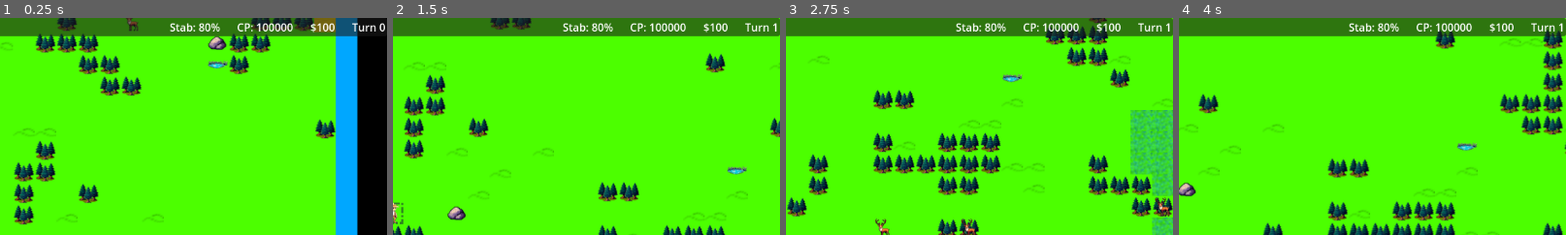
Above: before the commit, frames 1-4 (left to right).
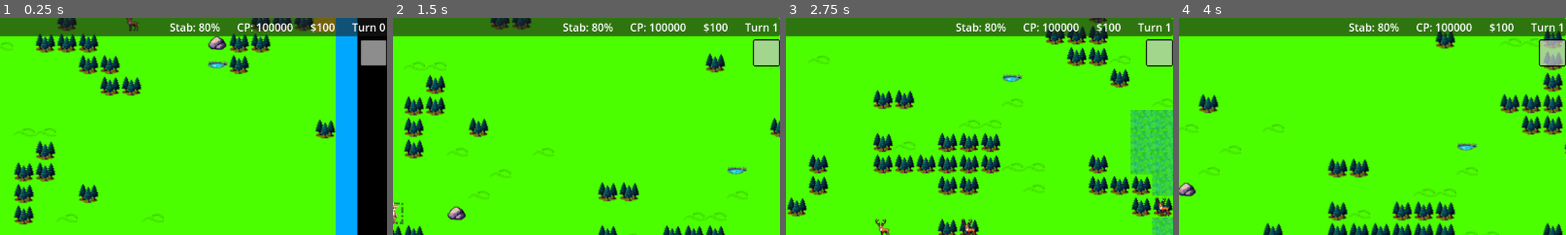
Above: after the commit, the same moments.

Repository: Griiimon/Tides-of-Industry
Game: Godot game, scene res://game.tscn
Two runs of this game, one before a commit and one after it. Both use one fixed random seed, a clock stepped at 60 frames per second and the inputs below.
Inputs (mouse positions are % of the whole screen's width and height, from its top left):
- Up to frame 1 (0.25 s): no input
- Up to frame 2 (1.5 s): tap Enter (next_turn) at 0.5 s; move the mouse to (72, 45) at 0.52 s; hold Right (ui_right) 0.53-1.28 s; tap B (build_mode) at 0.6 s; click (72, 45) at 0.67 s; move the mouse to (30, 55) at 1.27 s; hold Down (ui_down) from 1.28 s (still down); tap Space (end_unit_turn) at 1.35 s; click (30, 55) at 1.42 s
- Up to frame 3 (2.75 s): move the mouse to (60, 28) at 2.02 s; release Down (ui_down) at 2.03 s; hold Right (ui_right) from 2.03 s (still down); tap Enter (next_turn) at 2.1 s; click (60, 28) at 2.17 s
- Up to frame 4 (4 s): move the mouse to (45, 70) at 2.77 s; release Right (ui_right) at 2.78 s; hold Up (ui_up) 2.78-3.53 s; tap Page Up (zoom_in) at 2.85 s; click (45, 70) at 2.92 s; move the mouse to (80, 65) at 3.52 s; hold Left (ui_left) from 3.53 s (still down); tap Page Down (zoom_out) at 3.6 s; click (80, 65) at 3.67 s
The pictures show only the part of the screen within x 50-100%, y 0-50%; the shares and areas given below are measured in that part.

The runs differ from the first frame. In frame 1, 0.8% of the frame differs, in the area x 93-100%, y 10-22%; in frame 2, 0.9%, in the area x 92-100%, y 9-23%; in frame 3, 0.9%; in frame 4, 0.9%.

Commit message:
updates

Diff:
--- a/core/game states/idle_state.gd
+++ b/core/game states/idle_state.gd
@@ -30,7 +30,8 @@
 		if event is InputEventMouseButton:
 			match event.button_index:
 				MOUSE_BUTTON_LEFT:
-					handle_tile_click()
+					if handle_tile_click():
+						get_viewport().set_input_as_handled()
 					return
 
 		elif event.is_action("build_mode"):
@@ -47,9 +48,19 @@
 				state_machine.game.next_turn()
 
 
-func handle_tile_click():
+func handle_tile_click()-> bool:
 	if handle_unit_click(unit_selected):
-		return
+		return true
+	if handle_building_click():
+		return true
+	return false
+
+
+func handle_building_click()-> bool:
+	if state_machine.world.has_building(current_tile):
+		SignalManager.display_building_log.emit(state_machine.world.building_logs[current_tile])
+		return true
+	return false
 
 
 func update_current_tile_check():
--- a/core/global/signal_manager.gd
+++ b/core/global/signal_manager.gd
@@ -19,3 +19,4 @@
 
 signal building_constructed(tile: Vector2i)
 signal building_upgraded(tile: Vector2i)
+signal display_building_log(building_log: BuildingLog)
--- /dev/null
+++ b/core/misc/building_log.gd
@@ -0,0 +1,42 @@
+class_name BuildingLog
+
+var entries: Dictionary
+
+
+func log_stat(stat: Building.Stat, label: String, value):
+	entries[stat].append([label, Utils.signed_number(value)])
+
+
+func clear_stat(stat: Building.Stat):
+	entries[stat]= []
+
+
+func get_label(idx: int)-> String:
+	var ctr: int= 0
+	for stat: Building.Stat in entries.keys():
+		for entry: Array in entries[stat]:
+			if ctr == idx:
+				var label: String= entry[0]
+				return str(Building.Stat.keys()[stat].to_pascal_case(), " ", label)
+			ctr+= 1
+	assert(false)
+	return ""
+
+
+func get_value(idx: int)-> String:
+	var ctr: int= 0
+	for stat: Building.Stat in entries.keys():
+		for entry: Array in entries[stat]:
+			if ctr == idx:
+				var value: String= entry[1]
+				return value
+			ctr+= 1
+	assert(false)
+	return ""
+
+
+func get_total_entries()-> int:
+	var result: int= 0
+	for arr: Array in entries.values():
+		result+= arr.size()
+	return result
--- a/core/resources/empire/building.gd
+++ b/core/resources/empire/building.gd
@@ -26,7 +26,7 @@
 	return true
 
 
-func get_stat(stat: Stat, tier: int, tile: Vector2i, world: World, island: IslandInstance)-> int:
+func get_stat(stat: Stat, tier: int, tile: Vector2i, world: World, island: IslandInstance, temp_log: bool= false)-> int:
 	var result: int
 	match stat:
 		Stat.POPULATION:
@@ -40,9 +40,9 @@
 		Stat.RESEARCH:
 			result= research[tier] if tier < research.size() else 0
 
-	world.clear_building_stat(tile, stat)
+	world.clear_building_stat(tile, stat, temp_log)
 	if result != 0:
-		world.log_building_stat(tile, stat, "base", result)
+		world.log_building_stat(tile, stat, "Base", result, temp_log)
 
 	for modifier in stat_modifiers:
 		if modifier.type == stat:
@@ -54,7 +54,7 @@
 
 			var delta: int= modifier_result - result
 			if delta != 0:
-				world.log_building_stat(tile, stat, modifier.get_short_desc(), delta)
+				world.log_building_stat(tile, stat, modifier.get_short_desc(), delta, temp_log)
 
 			result= modifier_result
 	return result
--- a/core/resources/mechanics/building stat modifier/building_stat_neighbor_terrain_list_percentage_modifier.gd
+++ b/core/resources/mechanics/building stat modifier/building_stat_neighbor_terrain_list_percentage_modifier.gd
@@ -8,3 +8,7 @@
 func apply(base_value: int, tile: Vector2i, building_tier: int, world: World, island: IslandInstance)-> int:
 	var arr: Array[Vector2i]= world.get_neighbor_terrains(tile, terrains)
 	return apply_n_times(arr.size(), base_value, tile, building_tier, world, island)
+
+
+func get_short_desc()-> String:
+	return "From Terrain"
--- /dev/null
+++ b/core/ui/building_info_panel_container.gd
@@ -0,0 +1,17 @@
+class_name BuildingInfoPanelContainer
+extends PanelContainer
+
+@onready var content: GridContainer = %"Content GridContainer"
+
+
+
+func _ready() -> void:
+	SignalManager.display_building_log.connect(populate_from_log)
+
+
+func populate_from_log(building_log: BuildingLog):
+	UIUtils.free_children(content)
+
+	for i in building_log.get_total_entries():
+		UIUtils.add_label(content, building_log.get_label(i), Color.BLACK)
+		UIUtils.add_label(content, building_log.get_value(i), Color.BLACK)
--- /dev/null
+++ b/core/ui/building_info_panel_container.tscn
@@ -0,0 +1,40 @@
+[gd_scene load_steps=3 format=3 uid="uid://bv0jtj0212heq"]
+
+[ext_resource type="Script" path="res://core/ui/building_info_panel_container.gd" id="1_88aj4"]
+
+[sub_resource type="StyleBoxFlat" id="StyleBoxFlat_2o36d"]
+bg_color = Color(0.776471, 0.776471, 0.776471, 0.713726)
+border_width_left = 2
+border_width_top = 2
+border_width_right = 2
+border_width_bottom = 2
+border_color = Color(0, 0, 0, 1)
+border_blend = true
+corner_radius_top_left = 2
+corner_radius_top_right = 2
+corner_radius_bottom_right = 2
+corner_radius_bottom_left = 2
+
+[node name="Building Info PanelContainer" type="PanelContainer"]
+anchors_preset = -1
+anchor_left = 1.0
+anchor_top = 0.05
+anchor_right = 1.0
+anchor_bottom = 0.05
+offset_left = -40.0
+offset_bottom = 40.0
+grow_horizontal = 0
+theme_override_styles/panel = SubResource("StyleBoxFlat_2o36d")
+script = ExtResource("1_88aj4")
+
+[node name="MarginContainer" type="MarginContainer" parent="."]
+layout_mode = 2
+theme_override_constants/margin_left = 5
+theme_override_constants/margin_top = 5
+theme_override_constants/margin_right = 5
+theme_override_constants/margin_bottom = 5
+
+[node name="Content GridContainer" type="GridContainer" parent="MarginContainer"]
+unique_name_in_owner = true
+layout_mode = 2
+columns = 2
--- a/core/ui/ui.tscn
+++ b/core/ui/ui.tscn
@@ -8,6 +8,7 @@
 [ext_resource type="PackedScene" uid="uid://c5bx5j6l2s084" path="res://core/ui/unit_action_bar_panel_container.tscn" id="5_ul8r1"]
 [ext_resource type="PackedScene" uid="uid://dch1agyv3d815" path="res://core/ui/production_yield_panel_container.tscn" id="6_xqd2v"]
 [ext_resource type="PackedScene" uid="uid://dd4s5vamnrms6" path="res://core/ui/research_popup.tscn" id="7_613m4"]
+[ext_resource type="PackedScene" uid="uid://bv0jtj0212heq" path="res://core/ui/building_info_panel_container.tscn" id="9_wu640"]
 
 [node name="UI" type="CanvasLayer"]
 script = ExtResource("1_rdvyd")
@@ -44,3 +45,5 @@
 offset_bottom = 0.0
 grow_horizontal = 0
 grow_vertical = 0
+
+[node name="Building Info PanelContainer" parent="." instance=ExtResource("9_wu640")]
--- a/core/utils/ui_utils.gd
+++ b/core/utils/ui_utils.gd
@@ -2,9 +2,10 @@
 
 
 
-static func add_label(control: Control, text: String, horizontal= HORIZONTAL_ALIGNMENT_LEFT, min_size: Vector2= Vector2.ZERO)-> Label:
+static func add_label(control: Control, text: String, color: Color= Color.WHITE, horizontal= HORIZONTAL_ALIGNMENT_LEFT, min_size: Vector2= Vector2.ZERO)-> Label:
 	var label= Label.new()
 	label.text= text
+	label.add_theme_color_override("font_color", color)
 	label.horizontal_alignment= horizontal
 	label.custom_minimum_size= min_size
 	control.add_child(label)
--- a/core/world/world.gd
+++ b/core/world/world.gd
@@ -32,6 +32,9 @@
 
 var generated_chunks: Array
 
+var building_logs: Dictionary
+var temp_building_log: BuildingLog
+
 
 
 func _ready() -> void:
@@ -214,12 +217,22 @@
 	tile_map_units.clear()
 
 
-func clear_building_stat(tile: Vector2i, stat: Building.Stat):
-	pass
-
-
-func log_building_stat(tile: Vector2i, stat: Building.Stat, prefix: String, value: int):
+func clear_building_stat(tile: Vector2i, stat: Building.Stat, temp_log: bool):
+	if temp_log:
+		temp_building_log.clear_stat(stat)
+	else:
+		if not building_logs.has(tile):
+			building_logs[tile]= BuildingLog.new()
+		building_logs[tile].clear_stat(stat)
+
+
+func log_building_stat(tile: Vector2i, stat: Building.Stat, prefix: String, value: int, temp_log: bool):
 	prints("Log Stat", get_building(tile).get_display_name(), Building.Stat.keys()[stat], prefix, Utils.signed_number(value))
+	if temp_log:
+		temp_building_log.log_stat(stat, prefix, value)
+	else:
+		assert(building_logs.has(tile))
+		building_logs[tile].log_stat(stat, prefix, value)
 
 
 func on_player_unit_move_finished(unit: UnitInstance):
--- a/data/buildings/coal_power_plant.tres
+++ b/data/buildings/coal_power_plant.tres
@@ -1,25 +1,23 @@
-[gd_resource type="Resource" script_class="Building" load_steps=8 format=3 uid="uid://cgkayum1fm8nb"]
+[gd_resource type="Resource" script_class="Building" load_steps=6 format=3 uid="uid://cgkayum1fm8nb"]
 
 [ext_resource type="Resource" uid="uid://8tbgo4wuwg0u" path="res://data/building categories/power.tres" id="1_ejpn6"]
-[ext_resource type="Script" path="res://core/resources/mechanics/empire modifier effects/base_empire_modifier_effect.gd" id="2_unld2"]
 [ext_resource type="Script" path="res://core/resources/mechanics/placement conditions/base_building_placement_condition.gd" id="3_t0mxe"]
 [ext_resource type="Resource" uid="uid://400suhsme0to" path="res://data/building placement conditions/default_town_center_condition.tres" id="4_02lch"]
 [ext_resource type="Resource" uid="uid://citxcsqn1v114" path="res://data/building placement conditions/default_terrain_list.tres" id="5_jb0g1"]
 [ext_resource type="Script" path="res://core/resources/empire/building.gd" id="6_g2wms"]
-[ext_resource type="Script" path="res://core/resources/mechanics/building stat modifier/base_building_stat_modifier.gd" id="7_eiivv"]
 
 [resource]
 script = ExtResource("6_g2wms")
 atlas_coords = Array[Vector2i]([Vector2i(4, 0), Vector2i(4, 3)])
 build_costs = Array[int]([800, 3000])
-available_in_build_menu = true
+available_in_build_menu = null
 category = ExtResource("1_ejpn6")
 placement_conditions = Array[ExtResource("3_t0mxe")]([ExtResource("4_02lch"), ExtResource("5_jb0g1")])
-stat_modifiers = Array[ExtResource("7_eiivv")]([])
-empire_modifiers = Array[ExtResource("2_unld2")]([])
-production = Array[int]([])
-pollution = Array[int]([])
-population = Array[int]([])
-power = Array[int]([])
-research = Array[int]([])
-name = ""
+stat_modifiers = null
+empire_modifiers = null
+production = null
+pollution = null
+population = null
+power = null
+research = null
+name = null
--- a/data/buildings/factory.tres
+++ b/data/buildings/factory.tres
@@ -1,8 +1,7 @@
-[gd_resource type="Resource" script_class="Building" load_steps=16 format=3 uid="uid://cxd4dr0x5vqw2"]
+[gd_resource type="Resource" script_class="Building" load_steps=15 format=3 uid="uid://cxd4dr0x5vqw2"]
 
 [ext_resource type="Script" path="res://core/resources/empire/building.gd" id="1_fhsnp"]
 [ext_resource type="Resource" uid="uid://bjdswdg765h6c" path="res://data/building categories/production.tres" id="1_wgm41"]
-[ext_resource type="Script" path="res://core/resources/mechanics/empire modifier effects/base_empire_modifier_effect.gd" id="2_4i3s1"]
 [ext_resource type="Script" path="res://core/resources/mechanics/placement conditions/base_building_placement_condition.gd" id="2_46gi7"]
 [ext_resource type="Resource" uid="uid://400suhsme0to" path="res://data/building placement conditions/default_town_center_condition.tres" id="3_c5sqn"]
 [ext_resource type="Resource" uid="uid://citxcsqn1v114" path="res://data/building placement conditions/default_terrain_list.tres" id="4_iup3q"]
@@ -38,14 +37,14 @@
 script = ExtResource("1_fhsnp")
 atlas_coords = Array[Vector2i]([Vector2i(5, 0), Vector2i(5, 3), Vector2i(5, 5)])
 build_costs = Array[int]([5000, 15000, 25000])
-available_in_build_menu = true
+available_in_build_menu = null
 category = ExtResource("1_wgm41")
 placement_conditions = Array[ExtResource("2_46gi7")]([ExtResource("3_c5sqn"), ExtResource("4_iup3q")])
 stat_modifiers = Array[ExtResource("6_76tqi")]([SubResource("Resource_njswm"), SubResource("Resource_dgk7i")])
-empire_modifiers = Array[ExtResource("2_4i3s1")]([])
+empire_modifiers = null
 production = Array[int]([0, 0, 0, 0, 0, 0, 0, 0, 0, 0])
 pollution = Array[int]([10])
-population = Array[int]([])
-power = Array[int]([])
-research = Array[int]([])
-name = ""
+population = null
+power = null
+research = null
+name = null
--- a/data/buildings/harbor.tres
+++ b/data/buildings/harbor.tres
@@ -1,14 +1,12 @@
-[gd_resource type="Resource" script_class="Building" load_steps=11 format=3 uid="uid://dv1ssg5ak36ro"]
+[gd_resource type="Resource" script_class="Building" load_steps=9 format=3 uid="uid://dv1ssg5ak36ro"]
 
 [ext_resource type="Resource" uid="uid://bjdswdg765h6c" path="res://data/building categories/production.tres" id="1_4qxux"]
 [ext_resource type="Script" path="res://core/resources/empire/building.gd" id="1_8gnts"]
 [ext_resource type="Script" path="res://core/resources/mechanics/placement conditions/base_building_placement_condition.gd" id="1_hslpx"]
-[ext_resource type="Script" path="res://core/resources/mechanics/empire modifier effects/base_empire_modifier_effect.gd" id="2_5pq31"]
 [ext_resource type="Resource" uid="uid://400suhsme0to" path="res://data/building placement conditions/default_town_center_condition.tres" id="2_oeoro"]
 [ext_resource type="Script" path="res://core/resources/mechanics/placement conditions/terrain_placement_condition.gd" id="3_x3pse"]
 [ext_resource type="Script" path="res://core/resources/world/terrain.gd" id="4_cm0e2"]
 [ext_resource type="Resource" uid="uid://j756207jehvn" path="res://data/terrain/coast.tres" id="5_ec3ip"]
-[ext_resource type="Script" path="res://core/resources/mechanics/building stat modifier/base_building_stat_modifier.gd" id="7_4tcro"]
 
 [sub_resource type="Resource" id="Resource_05wox"]
 script = ExtResource("3_x3pse")
@@ -19,14 +17,14 @@
 script = ExtResource("1_8gnts")
 atlas_coords = Array[Vector2i]([Vector2i(1, 0)])
 build_costs = Array[int]([2000])
-available_in_build_menu = true
+available_in_build_menu = null
 category = ExtResource("1_4qxux")
 placement_conditions = Array[ExtResource("1_hslpx")]([ExtResource("2_oeoro"), SubResource("Resource_05wox")])
-stat_modifiers = Array[ExtResource("7_4tcro")]([])
-empire_modifiers = Array[ExtResource("2_5pq31")]([])
-production = Array[int]([])
-pollution = Array[int]([])
-population = Array[int]([])
-power = Array[int]([])
-research = Array[int]([])
-name = ""
+stat_modifiers = null
+empire_modifiers = null
+production = null
+pollution = null
+population = null
+power = null
+research = null
+name = null
--- a/data/buildings/house.tres
+++ b/data/buildings/house.tres
@@ -1,9 +1,8 @@
-[gd_resource type="Resource" script_class="Building" load_steps=14 format=3 uid="uid://du2mv4j0w164v"]
+[gd_resource type="Resource" script_class="Building" load_steps=13 format=3 uid="uid://du2mv4j0w164v"]
 
 [ext_resource type="Script" path="res://core/resources/empire/building.gd" id="1_30t3y"]
 [ext_resource type="Resource" uid="uid://bhaevah8f4pim" path="res://data/building categories/infrastructure.tres" id="1_bchg5"]
 [ext_resource type="Script" path="res://core/resources/mechanics/placement conditions/base_building_placement_condition.gd" id="2_4r0vm"]
-[ext_resource type="Script" path="res://core/resources/mechanics/empire modifier effects/base_empire_modifier_effect.gd" id="2_qskb6"]
 [ext_resource type="Resource" uid="uid://400suhsme0to" path="res://data/building placement conditions/default_town_center_condition.tres" id="3_sj4c4"]
 [ext_resource type="Resource" uid="uid://citxcsqn1v114" path="res://data/building placement conditions/default_terrain_list.tres" id="4_x118r"]
 [ext_resource type="Script" path="res://core/resources/mechanics/building stat modifier/base_building_stat_modifier.gd" id="6_7a0pk"]
@@ -29,14 +28,14 @@
 script = ExtResource("1_30t3y")
 atlas_coords = Array[Vector2i]([Vector2i(0, 0), Vector2i(0, 3), Vector2i(0, 5)])
 build_costs = Array[int]([150, 500, 5000])
-available_in_build_menu = true
+available_in_build_menu = null
 category = ExtResource("1_bchg5")
 placement_conditions = Array[ExtResource("2_4r0vm")]([ExtResource("3_sj4c4"), ExtResource("4_x118r")])
 stat_modifiers = Array[ExtResource("6_7a0pk")]([SubResource("Resource_omj8f"), SubResource("Resource_4fqgy")])
-empire_modifiers = Array[ExtResource("2_qskb6")]([])
-production = Array[int]([])
+empire_modifiers = null
+production = null
 pollution = Array[int]([2, 6, 12])
 population = Array[int]([10, 25, 50])
-power = Array[int]([])
-research = Array[int]([])
-name = ""
+power = null
+research = null
+name = null
--- a/data/buildings/mine.tres
+++ b/data/buildings/mine.tres
@@ -1,10 +1,8 @@
-[gd_resource type="Resource" script_class="Building" load_steps=11 format=3 uid="uid://it1qeb7m77iv"]
+[gd_resource type="Resource" script_class="Building" load_steps=9 format=3 uid="uid://it1qeb7m77iv"]
 
 [ext_resource type="Resource" uid="uid://bjdswdg765h6c" path="res://data/building categories/production.tres" id="1_j80tk"]
-[ext_resource type="Script" path="res://core/resources/mechanics/empire modifier effects/base_empire_modifier_effect.gd" id="1_u44bm"]
 [ext_resource type="Script" path="res://core/resources/mechanics/placement conditions/base_building_placement_condition.gd" id="2_eg603"]
 [ext_resource type="Script" path="res://core/resources/empire/building.gd" id="3_ce8x6"]
-[ext_resource type="Script" path="res://core/resources/mechanics/building stat modifier/base_building_stat_modifier.gd" id="4_6vhns"]
 [ext_resource type="Resource" uid="uid://400suhsme0to" path="res://data/building placement conditions/default_town_center_condition.tres" id="4_h5bh6"]
 [ext_resource type="Script" path="res://core/resources/mechanics/placement conditions/terrain_placement_condition.gd" id="5_6ekv6"]
 [ext_resource type="Script" path="res://core/resources/world/terrain.gd" id="6_868np"]
@@ -19,14 +17,14 @@
 script = ExtResource("3_ce8x6")
 atlas_coords = Array[Vector2i]([Vector2i(7, 0), Vector2i(7, 3)])
 build_costs = Array[int]([500, 2000])
-available_in_build_menu = true
+available_in_build_menu = null
 category = ExtResource("1_j80tk")
 placement_conditions = Array[ExtResource("2_eg603")]([ExtResource("4_h5bh6"), SubResource("Resource_layy7")])
-stat_modifiers = Array[ExtResource("4_6vhns")]([])
-empire_modifiers = Array[ExtResource("1_u44bm")]([])
-production = Array[int]([])
-pollution = Array[int]([])
-population = Array[int]([])
-power = Array[int]([])
-research = Array[int]([])
-name = ""
+stat_modifiers = null
+empire_modifiers = null
+production = null
+pollution = null
+population = null
+power = null
+research = null
+name = null
--- a/data/buildings/town_center.tres
+++ b/data/buildings/town_center.tres
@@ -20,7 +20,7 @@
 empire_modifiers = Array[ExtResource("2_rjinl")]([])
 production = Array[int]([1])
 pollution = Array[int]([])
-population = Array[int]([])
+population = Array[int]([10])
 power = Array[int]([])
 research = Array[int]([])
 name = ""
--- a/data/buildings/wind_turbine.tres
+++ b/data/buildings/wind_turbine.tres
@@ -1,23 +1,21 @@
-[gd_resource type="Resource" script_class="Building" load_steps=7 format=3 uid="uid://dicp2fwadfdlv"]
+[gd_resource type="Resource" script_class="Building" load_steps=5 format=3 uid="uid://dicp2fwadfdlv"]
 
-[ext_resource type="Script" path="res://core/resources/mechanics/empire modifier effects/base_empire_modifier_effect.gd" id="1_bvgn4"]
 [ext_resource type="Script" path="res://core/resources/empire/building.gd" id="1_qfag8"]
 [ext_resource type="Script" path="res://core/resources/mechanics/placement conditions/base_building_placement_condition.gd" id="1_sqelh"]
 [ext_resource type="Resource" uid="uid://400suhsme0to" path="res://data/building placement conditions/default_town_center_condition.tres" id="2_fvu8b"]
 [ext_resource type="Resource" uid="uid://citxcsqn1v114" path="res://data/building placement conditions/default_terrain_list.tres" id="3_da83w"]
-[ext_resource type="Script" path="res://core/resources/mechanics/building stat modifier/base_building_stat_modifier.gd" id="5_kosfg"]
 
 [resource]
 script = ExtResource("1_qfag8")
 atlas_coords = Array[Vector2i]([Vector2i(1, 1)])
 build_costs = Array[int]([500])
-available_in_build_menu = true
+available_in_build_menu = null
 placement_conditions = Array[ExtResource("1_sqelh")]([ExtResource("2_fvu8b"), ExtResource("3_da83w")])
-stat_modifiers = Array[ExtResource("5_kosfg")]([])
-empire_modifiers = Array[ExtResource("1_bvgn4")]([])
-production = Array[int]([])
-pollution = Array[int]([])
-population = Array[int]([])
-power = Array[int]([])
-research = Array[int]([])
-name = ""
+stat_modifiers = null
+empire_modifiers = null
+production = null
+pollution = null
+population = null
+power = null
+research = null
+name = null
--- a/data/buildings/workstead.tres
+++ b/data/buildings/workstead.tres
@@ -1,8 +1,7 @@
-[gd_resource type="Resource" script_class="Building" load_steps=11 format=3 uid="uid://dln74k8chwa4x"]
+[gd_resource type="Resource" script_class="Building" load_steps=10 format=3 uid="uid://dln74k8chwa4x"]
 
 [ext_resource type="Resource" uid="uid://bjdswdg765h6c" path="res://data/building categories/production.tres" id="1_f120o"]
 [ext_resource type="Script" path="res://core/resources/mechanics/placement conditions/base_building_placement_condition.gd" id="1_ttmry"]
-[ext_resource type="Script" path="res://core/resources/mechanics/empire modifier effects/base_empire_modifier_effect.gd" id="2_2w77r"]
 [ext_resource type="Script" path="res://core/resources/empire/building.gd" id="2_6b5gv"]
 [ext_resource type="Script" path="res://core/resources/mechanics/building stat modifier/base_building_stat_modifier.gd" id="3_lbgpu"]
 [ext_resource type="Resource" uid="uid://400suhsme0to" path="res://data/building placement conditions/default_town_center_condition.tres" id="3_qdt67"]
@@ -21,14 +20,14 @@
 script = ExtResource("2_6b5gv")
 atlas_coords = Array[Vector2i]([Vector2i(3, 0)])
 build_costs = Array[int]([400])
-available_in_build_menu = true
+available_in_build_menu = null
 category = ExtResource("1_f120o")
 placement_conditions = Array[ExtResource("1_ttmry")]([ExtResource("3_qdt67"), ExtResource("4_beqqx")])
 stat_modifiers = Array[ExtResource("3_lbgpu")]([SubResource("Resource_qss42")])
-empire_modifiers = Array[ExtResource("2_2w77r")]([])
-production = Array[int]([])
-pollution = Array[int]([])
-population = Array[int]([])
-power = Array[int]([])
-research = Array[int]([])
-name = ""
+empire_modifiers = null
+production = null
+pollution = null
+population = null
+power = null
+research = null
+name = null
--- a/game.tscn
+++ b/game.tscn
@@ -345,9 +345,6 @@
 [node name="World" type="Node" parent="."]
 script = ExtResource("1_bd8if")
 generator = ExtResource("5_wrj6f")
-chunk_size = null
-initial_radius = null
-generator_min_distance = null
 coast_terrain = ExtResource("6_twfgy")
 sea_terrain = ExtResource("7_477d5")
 
Renamed: core/components/named_resource.gd -> core/resources/named_resource.gd
Not shown: 1 places in core/ui/ui.tscn that only renumber resources
